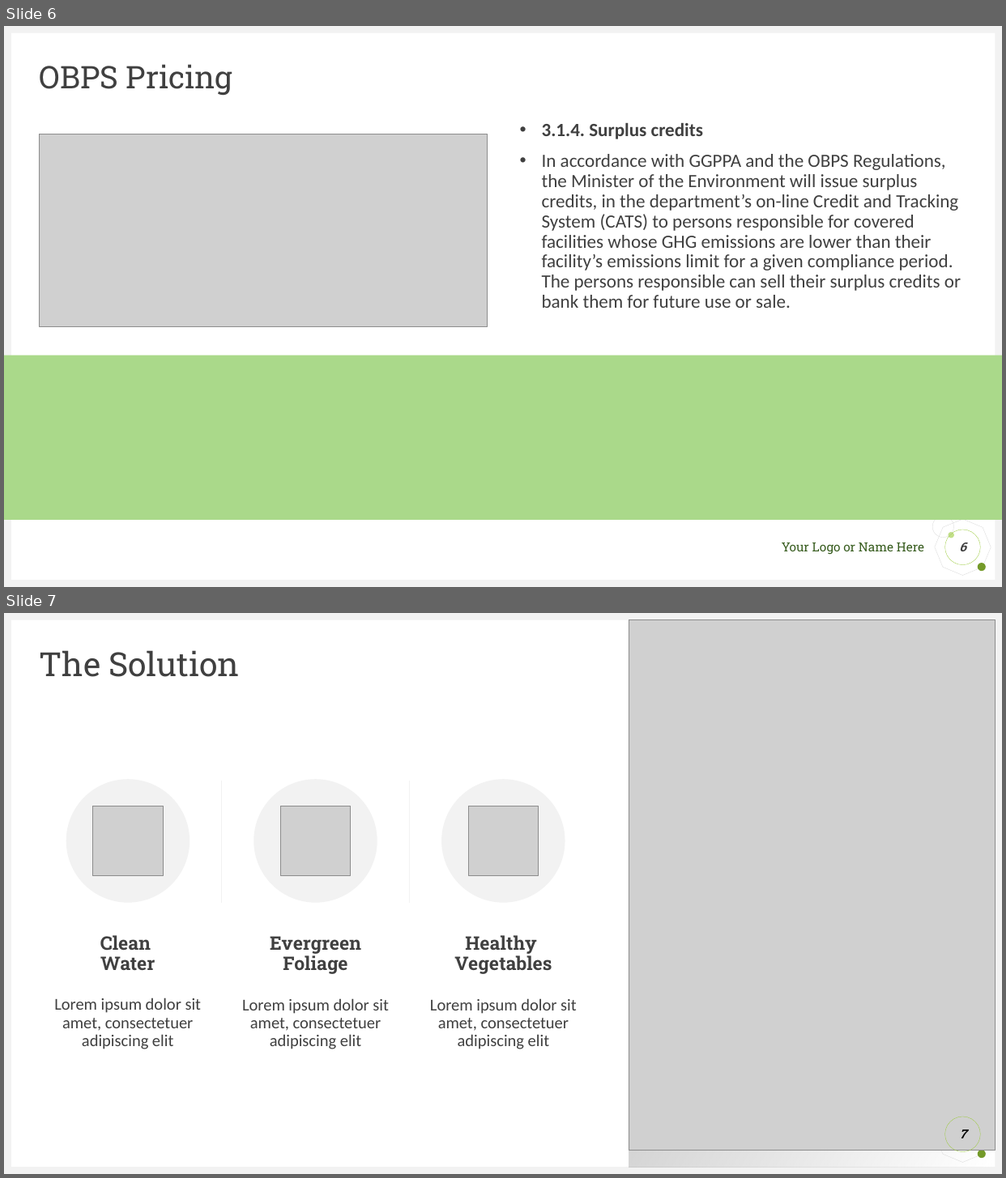
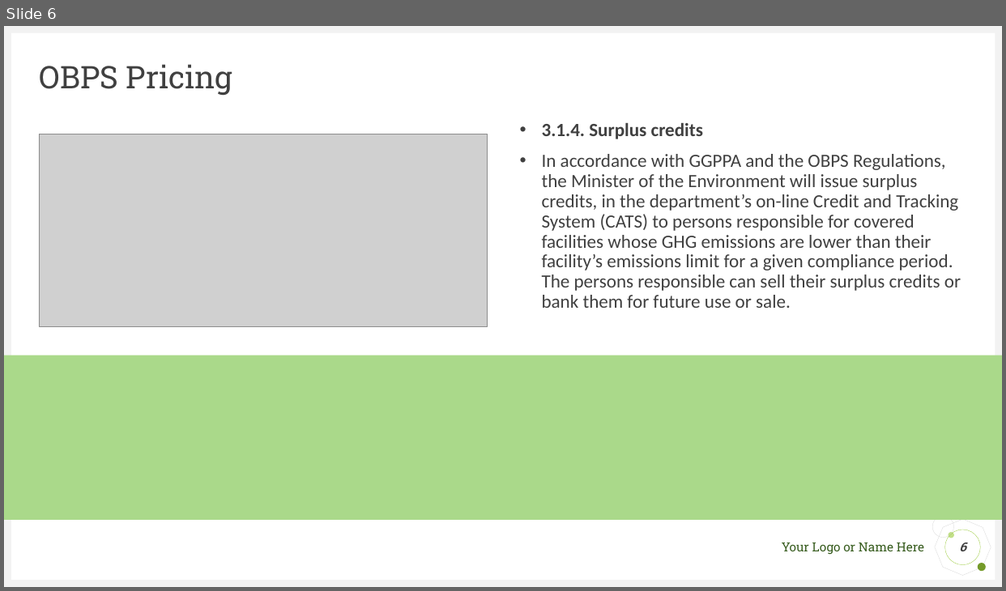
Before and after one commit to saimzuberi/Carbon_Credit_Market, a slide deck: Project Presentation/Final Presentation .pptx. Shown one above the other, each under a label of ours: slides 6 and 7 before the commit, slide 6 after it. The pictures are 1006x1178 and 1006x591 pixels, drawn with LibreOffice and Linux fonts; fonts in the diff are those of the drawing; grey boxes stand for pictures. Boxes give left, top, right and bottom in pixels: in the first picture for what was removed or moved away, otherwise in the second. Text is boxed around its words. In the diff, an @@ line names an element or a change of style, - is before the commit and + after.

```diff
--- a/Project Presentation/Final Presentation .pptx
+++ b/Project Presentation/Final Presentation .pptx
@@ slide 7 removed at (4, 613, 1002, 1174), background #FFFFFF; not listed: 6 template elements that a slide beside it also shows @@
@@ rectangle removed at (629, 619, 995, 1167) @@
@@ picture removed at (629, 619, 995, 1151) @@
@@ title removed at (40, 650, 239, 677) @@
-The Solution
@@ ellipse removed at (66, 779, 189, 903) @@
@@ line removed from (222, 781) to (222, 903) @@
@@ ellipse removed at (254, 779, 377, 903) @@
@@ line removed from (410, 781) to (410, 903) @@
@@ ellipse removed at (442, 779, 565, 903) @@
@@ picture removed at (93, 806, 163, 875) @@
@@ picture removed at (281, 806, 351, 875) @@
@@ picture removed at (469, 806, 539, 875) @@
@@ text removed at (100, 935, 155, 970) @@
-Clean
-Water
@@ text removed at (270, 936, 361, 974) @@
-Evergreen
-Foliage
@@ text removed at (454, 935, 552, 974) @@
-Healthy
-Vegetables
@@ text removed at (54, 998, 202, 1050) @@
-Lorem ipsum dolor sit amet, consectetuer adipiscing elit
@@ text removed at (242, 999, 389, 1050) @@
-Lorem ipsum dolor sit amet, consectetuer adipiscing elit
@@ text removed at (430, 999, 577, 1050) @@
-Lorem ipsum dolor sit amet, consectetuer adipiscing elit
@@ page number removed at (945, 1117, 980, 1152) @@
-7
```
Also in this commit, not shown: 4 slides changed, 9 slides added, 11 other slides removed, 9 other files.
